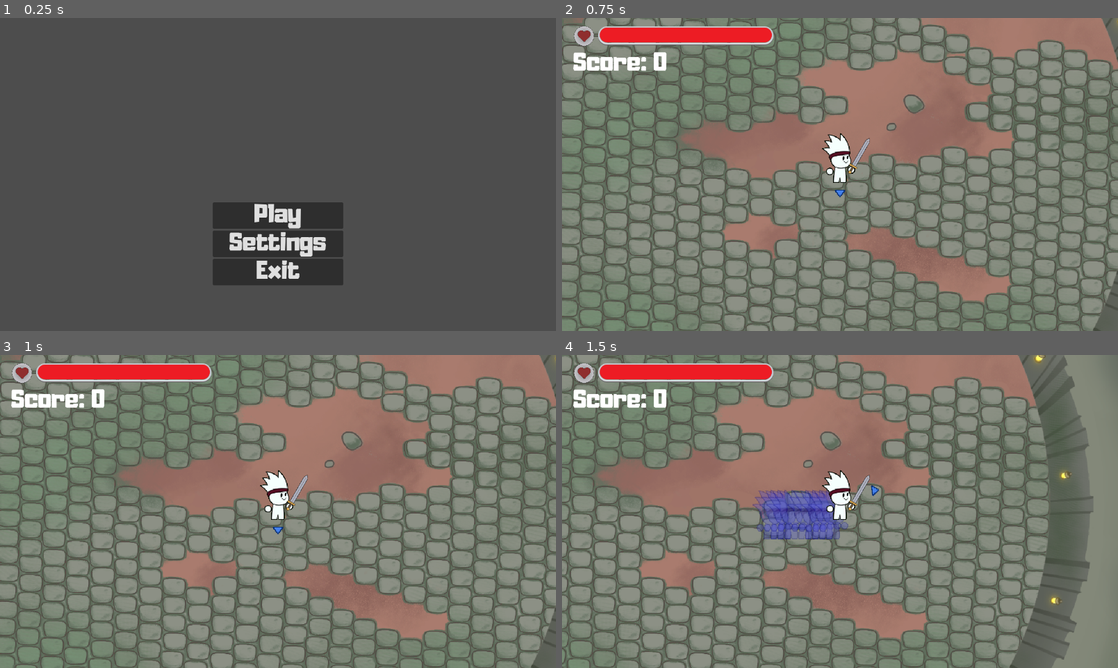
Above: before the commit, frames 1-4 (two rows, left to right).
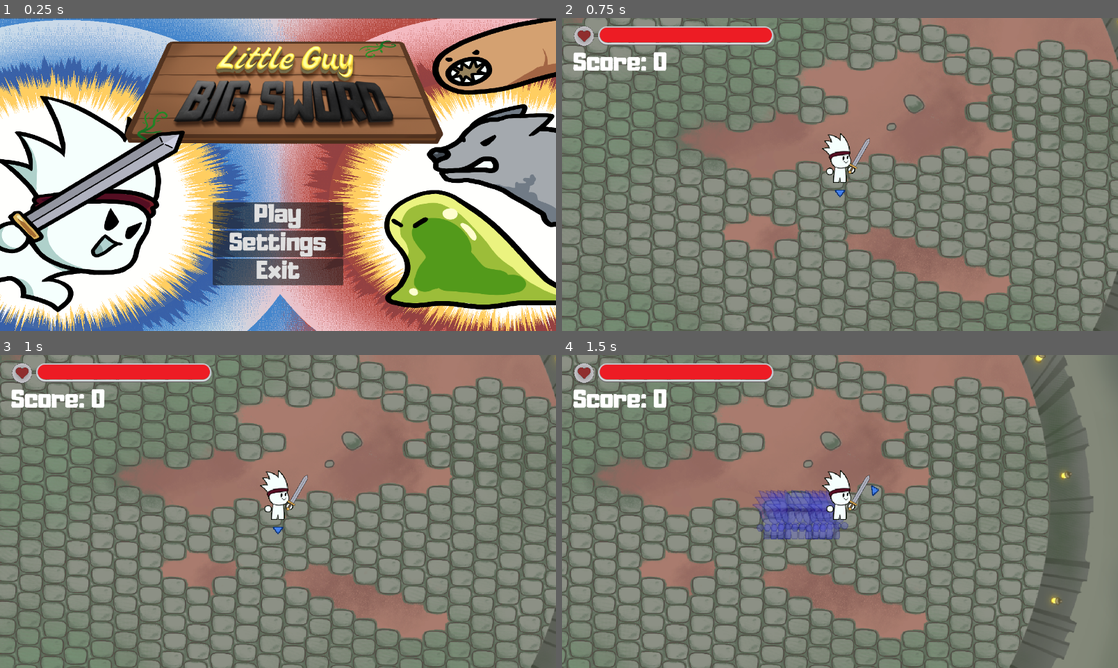
Above: after the commit, the same moments.

Repository: freddder/GMTK_Jam_2024
Game: Godot game, scene res://scenes/main_menu.tscn
The game is run twice, just before and just after one commit, with the same random seed, the same clock (stepped at 60 frames per second) and the same inputs. Sound files missing from this copy of the repository are replaced by a short silence.
Inputs (mouse positions are in pixels of both pictures, inside the frame that each line leads up to):
- Up to frame 1 (0.25 s): no input
- Up to frame 2 (0.75 s): click "Play" at 0.5 s
- Up to frame 3 (1 s): no input
- Up to frame 4 (1.5 s): move the mouse to (962, 495) at 1.27 s; hold D (move_right) from 1.28 s (still down); hold Shift (dash) from 1.28 s (still down)

The runs differ from the first frame. In frame 1, 97% of the frame differs, in the area x 0-100%, y 0-100%; in frame 2, nothing differs; in frame 3, nothing differs; in frame 4, nothing differs.

Commit message:
Added title card

Diff:
--- a/scenes/main_menu.tscn
+++ b/scenes/main_menu.tscn
@@ -1,7 +1,8 @@
-[gd_scene load_steps=8 format=3 uid="uid://d04rb4qsoiyfe"]
+[gd_scene load_steps=9 format=3 uid="uid://d04rb4qsoiyfe"]
 
 [ext_resource type="Script" path="res://scripts/main_menu.gd" id="1_e5ys8"]
 [ext_resource type="Theme" uid="uid://bkbdw0jadsuqp" path="res://content/ui/default_theme.tres" id="1_mnbn2"]
+[ext_resource type="Texture2D" uid="uid://b61m5ygna3b1" path="res://content/ui/TitleCard.png" id="2_xmcm2"]
 [ext_resource type="PackedScene" uid="uid://dj3c2202x78v7" path="res://scenes/settings_menu.tscn" id="3_lrfn7"]
 [ext_resource type="AudioStream" uid="uid://yvp61qar4qc" path="res://music/intro-theme.wav" id="3_o4xmn"]
 [ext_resource type="FontFile" uid="uid://bi0gex0agxwfh" path="res://content/fonts/Adumu.ttf" id="4_gpti7"]
@@ -14,6 +15,13 @@
 
 [node name="MainMenu" type="Node"]
 script = ExtResource("1_e5ys8")
+
+[node name="Sprite2D" type="Sprite2D" parent="."]
+position = Vector2(640, 362)
+scale = Vector2(0.51727, 0.400833)
+texture = ExtResource("2_xmcm2")
+
+[node name="SettingsMenu" parent="." instance=ExtResource("3_lrfn7")]
 
 [node name="HUD" type="CanvasLayer" parent="."]
 
@@ -55,8 +63,6 @@
 text = "Exit
 "
 
-[node name="SettingsMenu" parent="." instance=ExtResource("3_lrfn7")]
-
 [node name="MenuTheme" type="AudioStreamPlayer" parent="."]
 stream = ExtResource("3_o4xmn")
 volume_db = -11.0
Binary file added: content/ui/TitleCard.png
Not shown, added: content/ui/TitleCard.png.import
